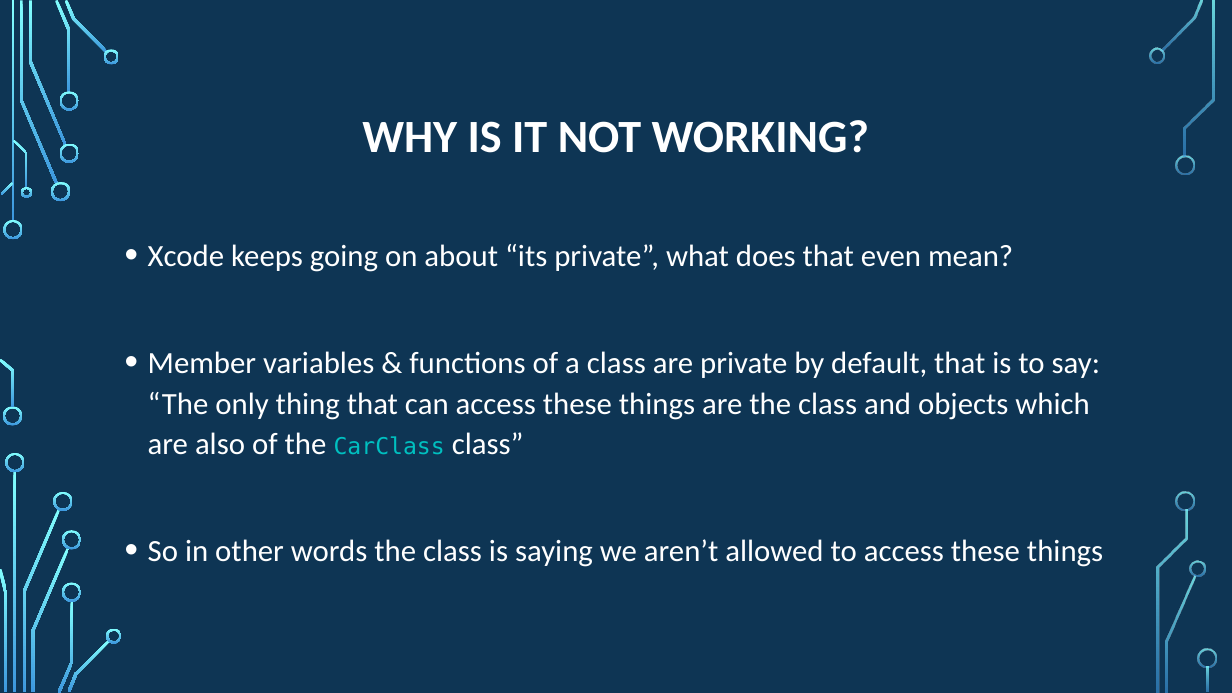
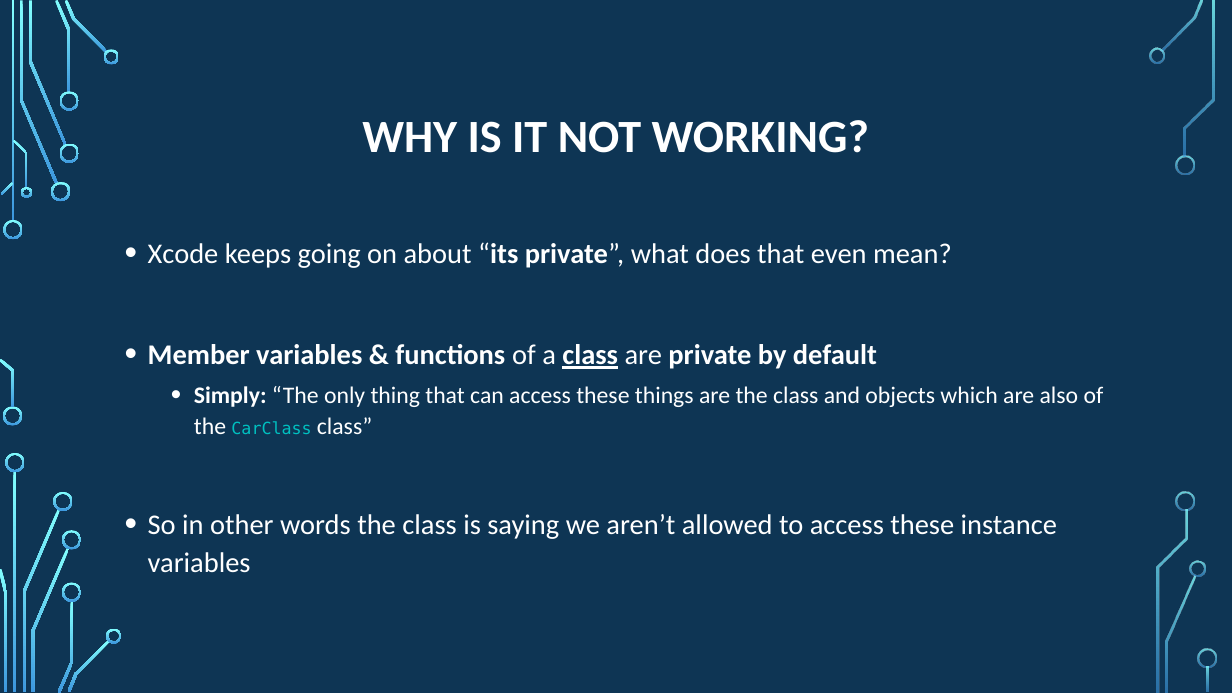
Before and after one commit to psypdt/Advanced_Summer_Course, a slide deck: slide 20 of Day4/Day_4.pptx. Drawn at 1232x693 pixels with LibreOffice and Linux fonts; fonts in the diff are those of the drawing; background and template pictures are left out. Boxes give left, top, right and bottom in pixels: in the first picture for what was removed or moved away, otherwise in the second. Text is boxed around its words. In the diff, an @@ line names an element or a change of style, - is before the commit and + after.

```diff
--- a/Day4/Day_4.pptx
+++ b/Day4/Day_4.pptx
@@ text at [148, 242, 952, 268]: size 24 to 22.2 pt in "Xcode keeps going on about “its private”, ..."; bold on in "“its private”," @@
@@ text at [148, 344, 1104, 573]: text changed; size 24 to 22.2 pt @@
-• Member variables & functions of a class are private by default, that is to say: “The only thing that can access these things are the class and objects which are also of the CarClass class”
-• So in other words the class is saying we aren’t allowed to access these things
+• Member variables & functions of a class are private by default
+  • Simply: “The only thing that can access these things are the class and objects which are also of the CarClass class”
+• So in other words the class is saying we aren’t allowed to access these instance variables
```
Also in this commit, not shown: 11 other slides changed, 2 slides added, 1 slide removed, 1 other file.
